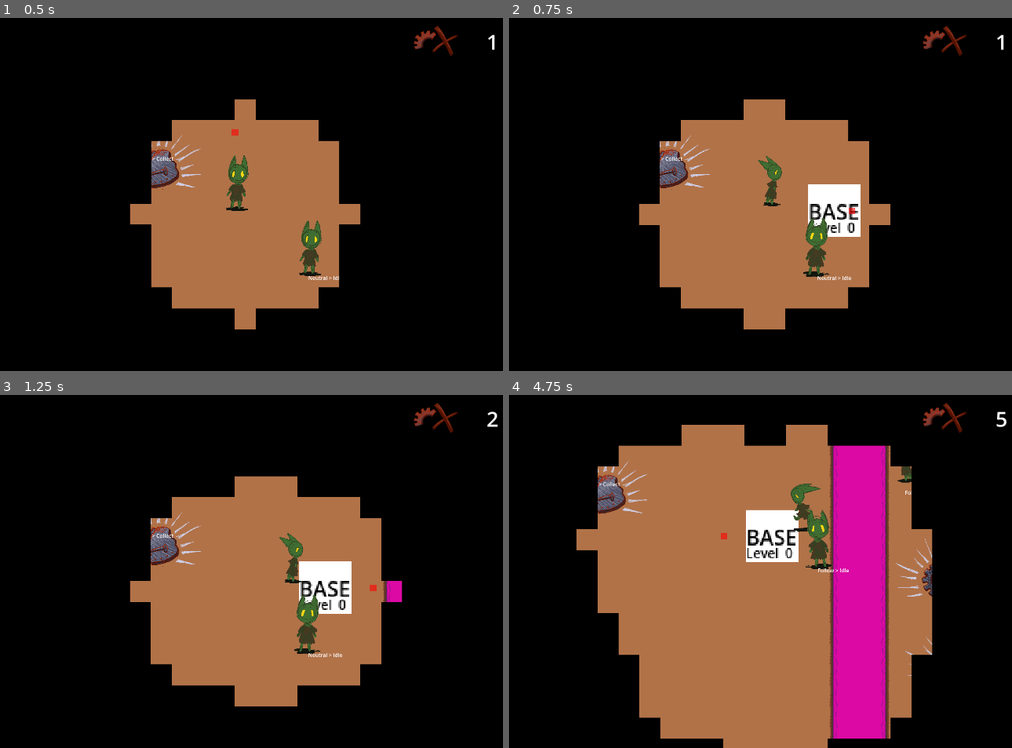
Above: before the commit, frames 1-4 (two rows, left to right).
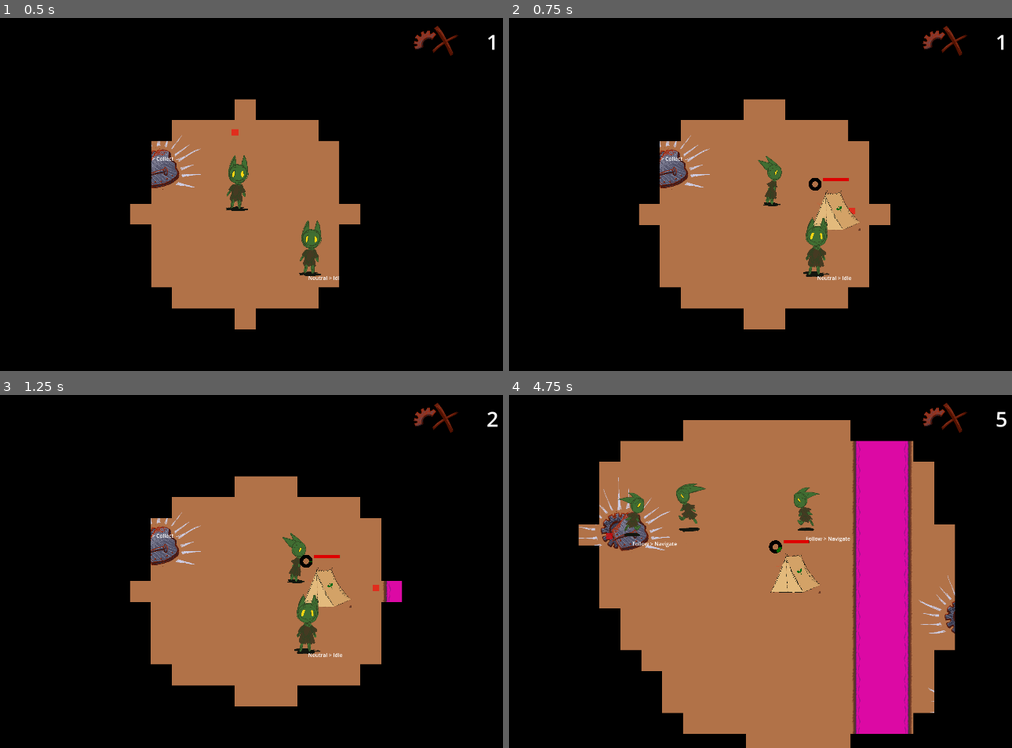
Above: after the commit, the same moments.

Repository: loteque/GoblinGame
Game: Godot game, scene res://main.tscn
Same seed, same stepped clock (60 frames per second), same inputs: the game is played once before the commit and once after it.
Inputs:
- Up to frame 1 (0.5 s): no input
- Up to frame 2 (0.75 s): hold D (right) from 0.53 s (still down); tap G (place) at 0.6 s
- Up to frame 3 (1.25 s): keep holding D (right)
- Up to frame 4 (4.75 s): release D (right) at 1.28 s; hold S (down) 1.28-2.03 s; tap Shift (call) at 1.35, 4.35 s; tap G (place) at 1.55, 2.1, 3.05, 3.6, 4.55 s; hold D (right) 2.03-2.78 s; hold W (up) 2.78-3.53 s; tap Space (select) at 2.85 s; hold A (left) from 3.53 s (still down)

Frame 1 is identical in both runs. In frame 2, 1.5% of the frame differs, in the area x 59-70%, y 45-62%; in frame 3, 1.7%; in frame 4, 21%, in the area x 13-89%, y 7-100%.

Commit message:
Generate goblins at base
Closes #144

Diff:
--- a/project/PlayerCharacter.gd
+++ b/project/PlayerCharacter.gd
@@ -9,7 +9,6 @@
 
 @onready var health_component = $HealthComponent
 
-var base = preload("res://static_unit.tscn").instantiate()
 var base_placer = BasePlacer.new(1)
 var selected: Node2D
 
@@ -42,25 +41,13 @@
 
 func _input(event):
     if event.is_action("place"):
-        base_placer.place(base, get_parent(), throw_target.global_transform.origin)
+        base_placer.place(get_parent(), throw_target.global_transform.origin)
     if event.is_action("select") and selected:
         if selected.is_in_group("Upgradable"):
             selected.upgrader.upgrade()
 
-func _on_cursor_body_entered(body:Node2D):
+func _on_cursor_body_entered(body: Node2D):
     selected = body
 
-func _on_cursor_body_exited(_body:Node2D):
+func _on_cursor_body_exited(_body: Node2D):
     selected = null
-
-class BasePlacer:
-    var num_bases
-
-    func place(base: Node2D, attachment_node: Node2D, position: Vector2):
-        if num_bases >= 1:
-            attachment_node.add_child(base)
-            base.global_transform.origin = position
-            num_bases = num_bases - 1
-
-    func _init(max_bases: int):
-        num_bases = max_bases
--- /dev/null
+++ b/project/base/CircularProgressBar.gd
@@ -0,0 +1,16 @@
+extends Control
+
+@export var spawner: Marker2D
+@onready var circular_progress = $CircularProgress
+@export var progress: float:
+    set = set_progress
+
+func _process(delta):
+    set_progress(spawner.current_progress)
+
+func set_progress(value: float):
+    progress = clamp(value, 0.0, 1.0)
+    circular_progress.material.set("shader_parameter/value", progress)
+
+func _ready():
+    set_progress(1)  # Example to set initial progress to 50%
--- a/project/base/base.gd
+++ b/project/base/base.gd
@@ -1,4 +1,3 @@
-@tool
 extends StaticUnit
 
 const ENEMY_BASE_TEXTURE = preload ("res://base/enemy-base-temp.png")
--- a/project/base/base.tscn
+++ b/project/base/base.tscn
@@ -1,10 +1,84 @@
-[gd_scene load_steps=3 format=3 uid="uid://blnqmsyjwncp6"]
+[gd_scene load_steps=11 format=3 uid="uid://blnqmsyjwncp6"]
 
 [ext_resource type="Script" path="res://base/base.gd" id="1_eyfgn"]
-[ext_resource type="Texture2D" uid="uid://c46d1w5p54tjy" path="res://base/base-temp.png" id="2_khsh8"]
+[ext_resource type="Texture2D" uid="uid://c724x0xw1mdwh" path="res://assets/art/gay_camp_0_spritesheet_v2-1.png" id="2_xaon2"]
+[ext_resource type="Script" path="res://health_component.gd" id="3_ibguq"]
+[ext_resource type="PackedScene" uid="uid://cju2eyaufp5xj" path="res://src/ui/HealthBarUI.tscn" id="3_mcleq"]
+[ext_resource type="PackedScene" uid="uid://cnwy1ywhhnjib" path="res://spawner.tscn" id="5_iewlk"]
+[ext_resource type="Script" path="res://base/CircularProgressBar.gd" id="6_xylyr"]
+[ext_resource type="Shader" path="res://base/spawn_progress.gdshader" id="7_k3ig4"]
 
-[node name="Base" type="Node2D"]
+[sub_resource type="ShaderMaterial" id="ShaderMaterial_ubkic"]
+shader = ExtResource("7_k3ig4")
+shader_parameter/primary_color = Color(4.57242e-07, 0.41793, 6.73831e-07, 1)
+shader_parameter/outline_color = Color(0, 0, 0, 1)
+shader_parameter/unfilled_color = Color(0, 0, 0, 1)
+shader_parameter/value = 0.35
+shader_parameter/smooth_ = 0.005
+shader_parameter/width_in = 0.5
+shader_parameter/width_out = 0.95
+shader_parameter/border_width = 0.05
+
+[sub_resource type="NoiseTexture2D" id="NoiseTexture2D_ckhms"]
+width = 10
+height = 10
+
+[sub_resource type="RectangleShape2D" id="RectangleShape2D_u4c57"]
+size = Vector2(150, 119)
+
+[node name="Base" type="StaticBody2D" node_paths=PackedStringArray("base_sprite")]
 script = ExtResource("1_eyfgn")
+base_sprite = NodePath("BaseSprite")
 
 [node name="BaseSprite" type="Sprite2D" parent="."]
-texture = ExtResource("2_khsh8")
+visible = false
+texture = ExtResource("2_xaon2")
+region_enabled = true
+region_rect = Rect2(2144, 1088, 632, 488)
+
+[node name="BaseDataUI" type="HBoxContainer" parent="."]
+offset_left = -79.0
+offset_top = -101.0
+offset_right = -35.0
+offset_bottom = -61.0
+size_flags_horizontal = 3
+size_flags_vertical = 3
+
+[node name="CircularProgressBar" type="HBoxContainer" parent="BaseDataUI" node_paths=PackedStringArray("spawner")]
+z_index = 2
+layout_mode = 2
+script = ExtResource("6_xylyr")
+spawner = NodePath("../../Spawner")
+
+[node name="CircularProgress" type="TextureRect" parent="BaseDataUI/CircularProgressBar"]
+material = SubResource("ShaderMaterial_ubkic")
+layout_mode = 2
+texture = SubResource("NoiseTexture2D_ckhms")
+expand_mode = 2
+stretch_mode = 4
+
+[node name="HealthBarUi" parent="BaseDataUI" node_paths=PackedStringArray("health_component") instance=ExtResource("3_mcleq")]
+z_index = 2
+layout_mode = 2
+size_flags_horizontal = 3
+health_component = NodePath("../../HealthComponent")
+
+[node name="HealthComponent" type="Node" parent="."]
+script = ExtResource("3_ibguq")
+max_health = 50
+current_health = 49
+
+[node name="Spawner" parent="." instance=ExtResource("5_iewlk")]
+unique_name_in_owner = true
+position = Vector2(2, 95)
+
+[node name="BaseSprite2" type="Sprite2D" parent="."]
+z_index = 1
+scale = Vector2(0.25, 0.25)
+texture = ExtResource("2_xaon2")
+region_enabled = true
+region_rect = Rect2(2144, 1088, 632, 488)
+
+[node name="CollisionShape2D" type="CollisionShape2D" parent="."]
+position = Vector2(-1, 0.5)
+shape = SubResource("RectangleShape2D_u4c57")
--- /dev/null
+++ b/project/base/spawn_progress.gdshader
@@ -0,0 +1,50 @@
+shader_type canvas_item;
+
+// RADIAL PROGRESSBAR BY PENGGRIN (<https://github.com/penggrin12>)
+// (INTENDED FOR A HEALTH BAR)
+
+// ORIGINAL SHADER: https://www.shadertoy.com/view/WdcGRM
+// BY <https://www.shadertoy.com/user/calx>
+
+#define TWO_PI 6.28318530718
+
+uniform vec3 primary_color: source_color = vec3(1.0);
+uniform vec3 outline_color: source_color = vec3(0.0);
+uniform vec3 unfilled_color: source_color = vec3(0.443);
+uniform float value: hint_range(0.0, 1.0, 0.01) = 1.0;
+
+uniform float smooth_ = 0.005;
+uniform float width_in = 0.85;
+uniform float width_out = 0.95;
+uniform float border_width = 0.03;
+
+vec4 radial_progress(vec2 UV_, float VAL, float SMOOTH, float IR, float OR)
+{
+	vec2 uv = (UV_ * 2.0) - 1.0;
+	vec2 origin = vec2(0.0, 0.0);
+
+	float ir = IR;
+	float or = OR;
+	float d = length(uv);
+	float ring = smoothstep(or + SMOOTH, or - SMOOTH, d) - smoothstep(ir + SMOOTH, ir - SMOOTH, d);
+	float a = atan(uv.y - origin.y, uv.x - origin.x);
+	float theta = (a < 0.0) ? (a + TWO_PI) / TWO_PI : a / TWO_PI;
+	float bar = step(theta, VAL);
+	float ui = ring * bar;
+
+	vec4 colour = vec4(ui);
+
+	return colour;
+}
+
+void fragment()
+{
+	vec4 primary = vec4(primary_color, 1.0) * radial_progress(UV, value, smooth_, width_in, width_out);
+	vec4 outline = vec4(outline_color, 1.0) * radial_progress(UV, 100, smooth_, width_in - border_width, width_out + border_width);
+
+	vec4 unfilled = vec4(unfilled_color, 1.0) * radial_progress(UV, 100, smooth_, width_in, width_out);
+
+    unfilled = vec4(0.0, 0.0, 0.0, 0.0);
+
+	COLOR = primary + (unfilled + outline);
+}
--- /dev/null
+++ b/project/base/spawner.gd
@@ -0,0 +1,34 @@
+extends Marker2D
+
+class_name UnitSpawner
+
+@export var spawn_source: PackedScene
+@export var spawn_time: float = 20.0
+@onready var spawn_timer = Timer.new()
+
+
+var map: Node2D
+var current_progress: float:
+    get: return 1 - spawn_timer.time_left / spawn_time
+
+
+func _ready():
+    add_child(spawn_timer)
+    spawn_timer.start(spawn_time)
+    get_map()
+    spawn_timer.timeout.connect(_on_timer_timeout)
+
+func _on_timer_timeout():
+    spawn_unit()
+
+func get_map():
+    var node_list = get_tree().get_nodes_in_group("Map")
+    if node_list.size() > 0:
+        map = node_list[0]
+    return map
+
+func spawn_unit():
+    if map:
+        var unit = spawn_source.instantiate()
+        map.add_child(unit)
+        unit.global_position = global_position
--- /dev/null
+++ b/project/base_placer.gd
@@ -0,0 +1,15 @@
+class_name BasePlacer
+
+var num_bases
+
+#var base = preload("res://static_unit.tscn").instantiate()
+var base = preload("res://base/base.tscn").instantiate()
+
+func place(attachment_node: Node2D, position: Vector2):
+    if num_bases >= 1:
+        attachment_node.add_child(base)
+        base.global_transform.origin = position
+        num_bases = num_bases - 1
+
+func _init(max_bases: int):
+    num_bases = max_bases
--- a/project/main.tscn
+++ b/project/main.tscn
@@ -336,7 +336,7 @@
 tile_size = Vector2i(64, 64)
 sources/1 = SubResource("TileSetAtlasSource_dg2ni")
 
-[node name="Main" type="Node2D"]
+[node name="Main" type="Node2D" groups=["Map"]]
 y_sort_enabled = true
 
 [node name="MusicManager" type="AudioStreamPlayer" parent="."]
--- /dev/null
+++ b/project/spawner.tscn
@@ -0,0 +1,9 @@
+[gd_scene load_steps=3 format=3 uid="uid://cnwy1ywhhnjib"]
+
+[ext_resource type="Script" path="res://base/spawner.gd" id="1_dbjhl"]
+[ext_resource type="PackedScene" uid="uid://b3f3e2snpptm" path="res://new_actor.tscn" id="2_r4cdy"]
+
+[node name="Spawner" type="Marker2D"]
+position = Vector2(0, 31.5)
+script = ExtResource("1_dbjhl")
+spawn_source = ExtResource("2_r4cdy")
--- a/project/src/ui/health_bar.gd
+++ b/project/src/ui/health_bar.gd
@@ -1,11 +1,13 @@
 extends Control
 
+class_name HealthBarUI
+
 @export var health_component : HealthComponent
-
 @onready var progress_bar = $ProgressBar
 
 # Called when the node enters the scene tree for the first time.
 func _ready():
+    assert(health_component != null)
     progress_bar.value = health_component.current_health
     progress_bar.max_value = health_component.max_health
     health_component.health_changed.connect(_on_health_changed)
@@ -17,6 +19,5 @@
     if not health_component.current_health == health_component.max_health:
         progress_bar.visible = true
 
-# Called every frame. 'delta' is the elapsed time since the previous frame.
 func _process(_delta):
-    pass
+    progress_bar.value = health_component.current_health
--- a/project/static_unit.tscn
+++ b/project/static_unit.tscn
@@ -1,14 +1,11 @@
-[gd_scene load_steps=4 format=3 uid="uid://byn4m4upb43ss"]
+[gd_scene load_steps=3 format=3 uid="uid://byn4m4upb43ss"]
 
 [ext_resource type="Script" path="res://static_unit.gd" id="1_o2la3"]
 
 [sub_resource type="RectangleShape2D" id="RectangleShape2D_u3cdd"]
 size = Vector2(42.25, 42.75)
 
-[sub_resource type="CircleShape2D" id="CircleShape2D_56wrj"]
-radius = 271.045
-
-[node name="StaticUnit" type="StaticBody2D" node_paths=PackedStringArray("upgrade_value_label") groups=["Upgradable"]]
+[node name="StaticUnit2" type="StaticBody2D" node_paths=PackedStringArray("upgrade_value_label") groups=["Upgradable"]]
 scale = Vector2(4, 4)
 script = ExtResource("1_o2la3")
 upgrade_value_label = NodePath("ColorRect/HBoxContainer/UpgradeValue")
@@ -77,11 +74,3 @@
 text = "0"
 vertical_alignment = 2
 metadata/_edit_use_anchors_ = true
-
-[node name="Area2D" type="Area2D" parent="."]
-
-[node name="CollisionShape2D" type="CollisionShape2D" parent="Area2D"]
-shape = SubResource("CircleShape2D_56wrj")
-
-[connection signal="body_entered" from="Area2D" to="." method="_on_area_2d_body_entered"]
-[connection signal="body_exited" from="Area2D" to="." method="_on_area_2d_body_exited"]
--- a/project/tests/test_base.tscn
+++ b/project/tests/test_base.tscn
@@ -8,4 +8,7 @@
 position = Vector2(50, 40)
 
 [node name="EnemyBase" parent="." instance=ExtResource("1_b331v")]
-position = Vector2(376, 168)
+position = Vector2(969, 41)
+
+[node name="Camera2D" type="Camera2D" parent="."]
+position = Vector2(570, 110)
